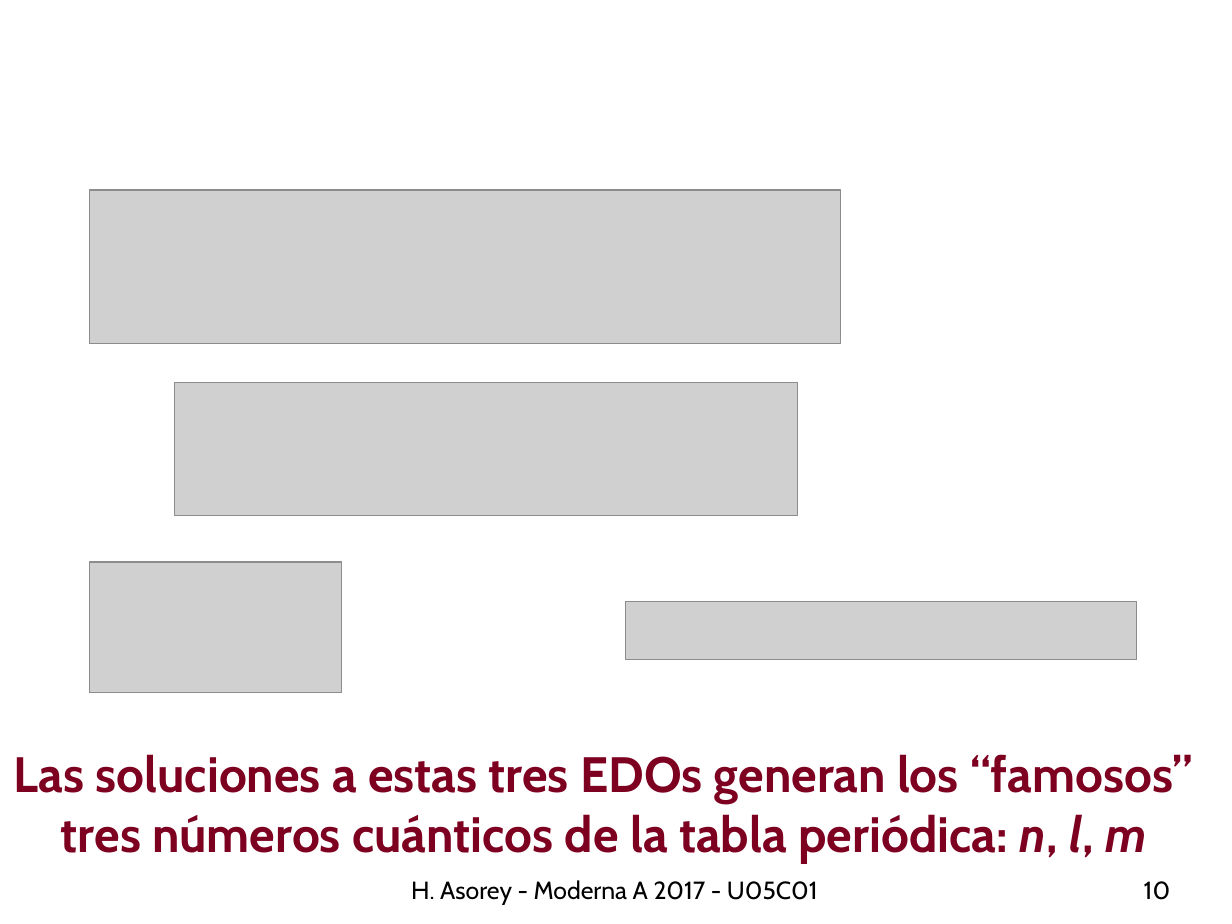
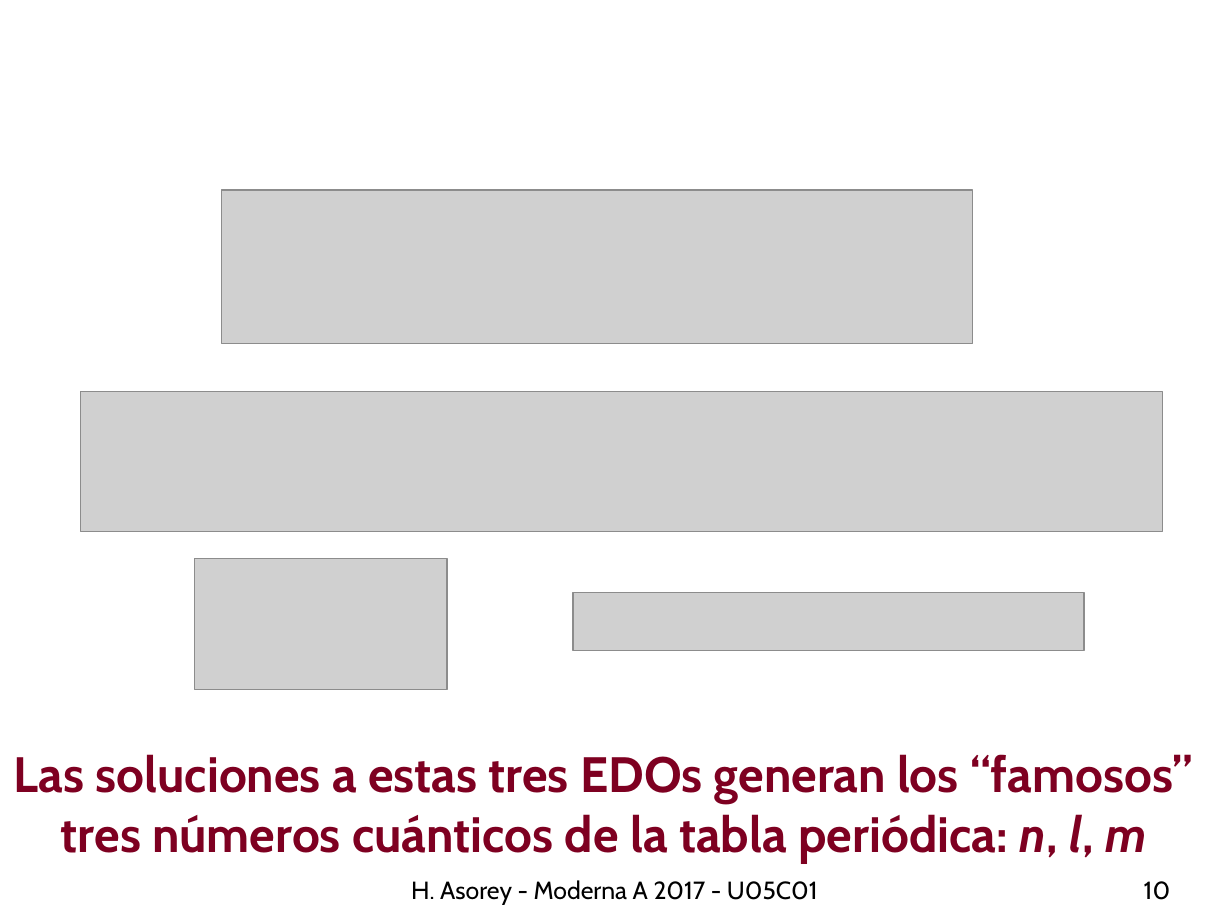
Before and after one commit to asoreyh/unrn-moderna-a, a slide deck: slide 10 of clases/moderna-a-2017-U05C02-0606-hidrogeno-numeros-cuanticos.odp. Drawn at 1232x924 pixels with LibreOffice and Linux fonts; fonts in the diff are those of the drawing; grey boxes stand for pictures; background and template pictures are left out. Boxes give left, top, right and bottom in pixels: in the first picture for what was removed or moved away, otherwise in the second. Text is boxed around its words. In the diff, an @@ line names an element or a change of style, - is before the commit and + after.

```diff
--- a/clases/moderna-a-2017-U05C02-0606-hidrogeno-numeros-cuanticos.odp
+++ b/clases/moderna-a-2017-U05C02-0606-hidrogeno-numeros-cuanticos.odp
@@ picture moved from (x1=89, y1=190, x2=841, y2=343) to (x1=221, y1=190, x2=973, y2=343) @@
@@ picture resized from (x1=174, y1=383, x2=797, y2=517) to (x1=80, y1=391, x2=1163, y2=532) @@
@@ picture moved from (x1=89, y1=562, x2=342, y2=693) to (x1=195, y1=559, x2=447, y2=690) @@
@@ picture moved from (x1=626, y1=601, x2=1137, y2=660) to (x1=574, y1=593, x2=1084, y2=651) @@
```
Also in this commit, not shown: 1 other file.
